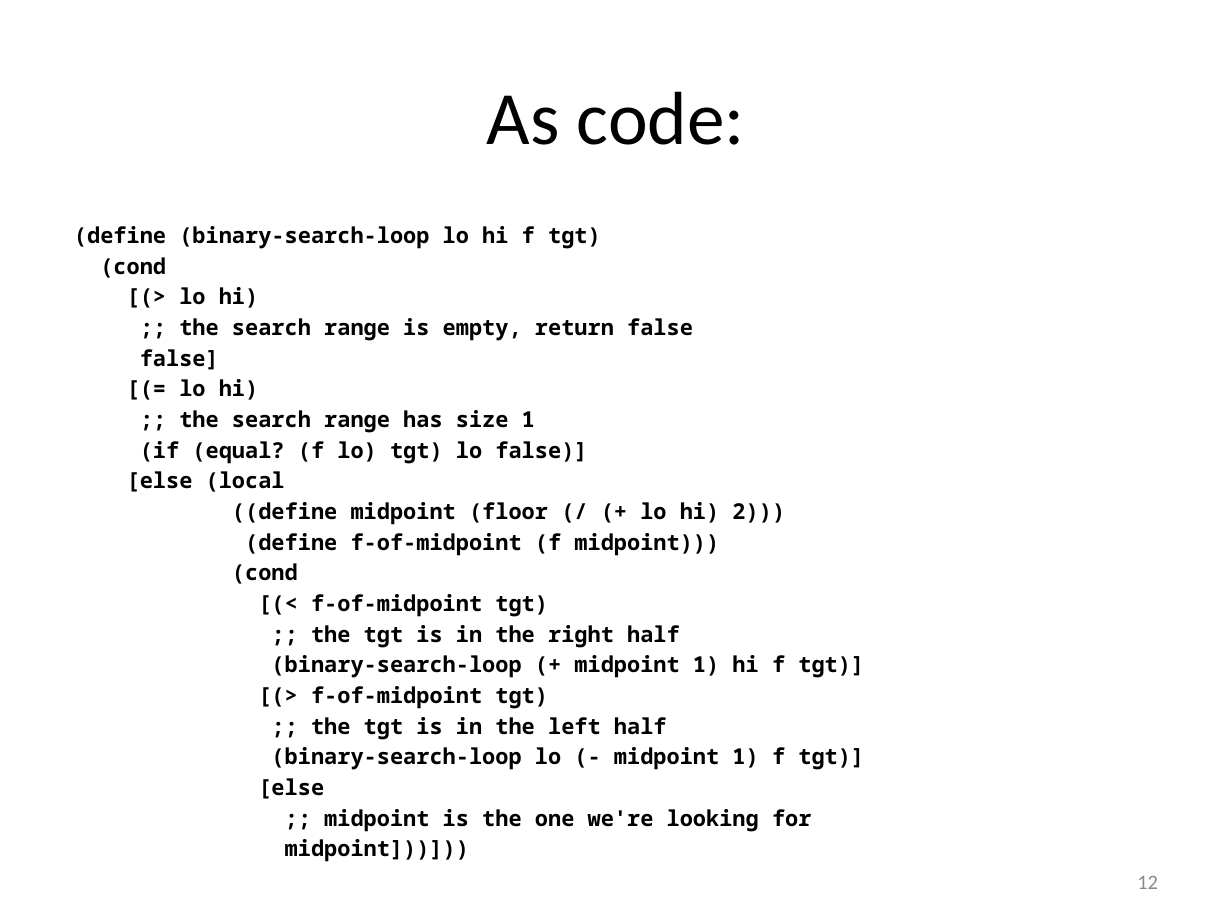
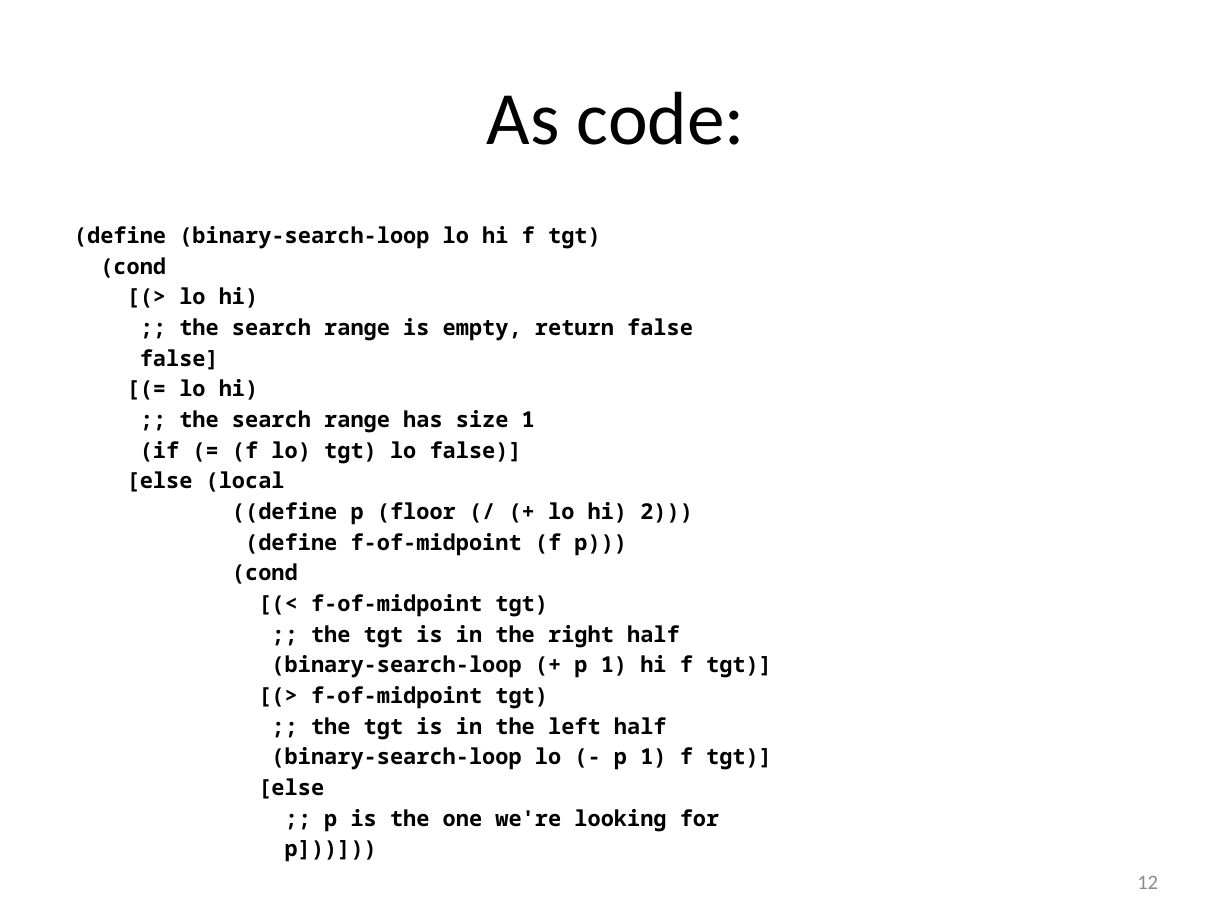
Before and after one commit to mwand/cs5010f16, a slide deck: slide 12 of Slides/Lesson 8.3 Binary Search.pptx. Drawn at 1232x924 pixels with LibreOffice and Linux fonts; fonts in the diff are those of the drawing. Boxes give left, top, right and bottom in pixels: in the first picture for what was removed or moved away, otherwise in the second. Text is boxed around its words. In the diff, an @@ line names an element or a change of style, - is before the commit and + after.

```diff
--- a/Slides/Lesson 8.3 Binary Search.pptx
+++ b/Slides/Lesson 8.3 Binary Search.pptx
@@ text at [140, 441, 522, 464]: text changed @@
-(if (equal? (f lo) tgt) lo false)]
+(if (= (f lo) tgt) lo false)]
@@ text at [232, 502, 693, 556]: text changed @@
-((define midpoint (floor (/ (+ lo hi) 2)))
-(define f-of-midpoint (f midpoint)))
+((define p (floor (/ (+ lo hi) 2)))
+(define f-of-midpoint (f p)))
@@ text at [271, 655, 772, 678]: text changed @@
-(binary-search-loop (+ midpoint 1) hi f tgt)]
+(binary-search-loop (+ p 1) hi f tgt)]
@@ text at [271, 747, 772, 770]: text changed @@
-(binary-search-loop lo (- midpoint 1) f tgt)]
+(binary-search-loop lo (- p 1) f tgt)]
@@ text at [324, 809, 720, 832]: text changed @@
-;; midpoint is the one we're looking for
-midpoint]))]))
+;; p is the one we're looking for
+p]))]))
```
Also in this commit, not shown: 15 other slides changed, 18 other files.
